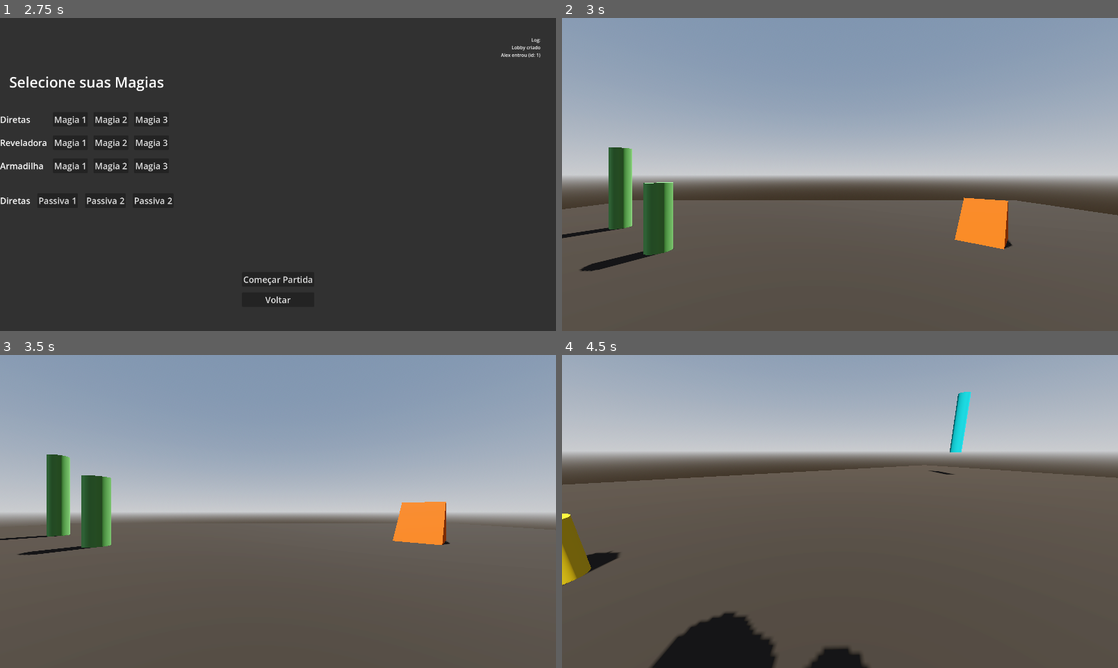
Above: before the commit, frames 1-4 (two rows, left to right).
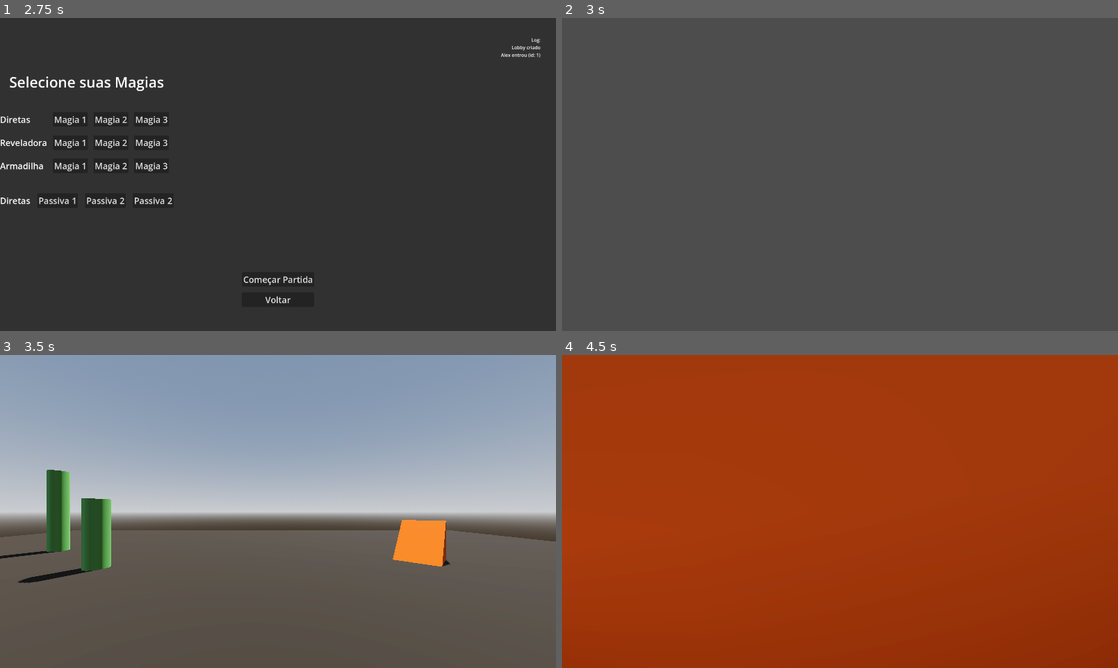
Above: after the commit, the same moments.

Repository: Isaaa43/Saudavel-e-Balanceado
Game: Godot game, scene res://cenas/main_game.tscn
Two runs of this game, one before a commit and one after it. Both use one fixed random seed, a clock stepped at 60 frames per second and the inputs below.
Inputs (mouse positions are in pixels of both pictures, inside the frame that each line leads up to):
- Up to frame 1 (2.75 s): click (278, 224) at 0.52 s; type "Alex" at 0.6 s; click "Jogar" at 1.25 s; click "Host" at 2 s
- Up to frame 2 (3 s): click "Começar Partida" at 2.75 s
- Up to frame 3 (3.5 s): no input
- Up to frame 4 (4.5 s): move the mouse to (962, 495) at 3.52 s; hold D (direita) 3.53-4.28 s; click (962, 495) at 3.6 s; tap Space (pular) at 3.77 s; move the mouse to (812, 511) at 4.27 s; hold W (frente) from 4.28 s (still down); click (812, 511) at 4.35 s

Frame 1 is identical in both runs. In frame 2, 59% of the frame differs, in the area x 0-100%, y 0-81%; in frame 3, 3.8%; in frame 4, 100%, in the area x 0-100%, y 0-100%.

Commit message:
Melhorado envio feitiço online
feitico agora é enviado atravez de um feitico_contexto que mantem as informacoes importantes do feitico.
Corrigido spawn de jogadores pela internet

Diff:
--- a/luta-magos/cenas/game/characters/jogador.tscn
+++ b/luta-magos/cenas/game/characters/jogador.tscn
@@ -4,7 +4,7 @@
 [ext_resource type="Script" uid="uid://cedl4qy6fkjy3" path="res://scripts/game/characters/camera.gd" id="2_s5tbn"]
 [ext_resource type="Script" uid="uid://dofbbhfx4m25a" path="res://scripts/game/characters/lancador_feiticos.gd" id="3_qf517"]
 [ext_resource type="Script" uid="uid://5lvt35ei2u2l" path="res://scripts/game/feiticos/registro_feiticos.gd" id="4_s8iyn"]
-[ext_resource type="Script" uid="uid://dnavupkg51wgc" path="res://scripts/game/feiticos/feitico_definicao.gd" id="5_8vvjh"]
+[ext_resource type="Script" uid="uid://dnavupkg51wgc" path="res://scripts/game/feiticos/feitico_definicao_res.gd" id="5_8vvjh"]
 [ext_resource type="Resource" uid="uid://c4ct5q6ves50i" path="res://feiticos/BolaFogo/FD_bola_fogo.tres" id="6_ytj1x"]
 
 [sub_resource type="CapsuleShape3D" id="CapsuleShape3D_jbwqc"]
--- a/luta-magos/cenas/game/game_adm.tscn
+++ b/luta-magos/cenas/game/game_adm.tscn
@@ -5,7 +5,7 @@
 [ext_resource type="PackedScene" uid="uid://cydaaeay0mfes" path="res://cenas/game/mapas/mapa_teste.tscn" id="3_viw2k"]
 [ext_resource type="Script" uid="uid://dtnujgqdx58ih" path="res://scripts/game/feiticos/feiticos_adm.gd" id="4_j0w0j"]
 [ext_resource type="Script" uid="uid://5lvt35ei2u2l" path="res://scripts/game/feiticos/registro_feiticos.gd" id="5_e2ubu"]
-[ext_resource type="Script" uid="uid://dnavupkg51wgc" path="res://scripts/game/feiticos/feitico_definicao.gd" id="6_ewmxn"]
+[ext_resource type="Script" uid="uid://dnavupkg51wgc" path="res://scripts/game/feiticos/feitico_definicao_res.gd" id="6_ewmxn"]
 [ext_resource type="Resource" uid="uid://c4ct5q6ves50i" path="res://feiticos/BolaFogo/FD_bola_fogo.tres" id="7_p8iwo"]
 
 [node name="GameAdm" type="Node" unique_id=773607251]
--- a/luta-magos/feiticos/BolaFogo/FD_bola_fogo.tres
+++ b/luta-magos/feiticos/BolaFogo/FD_bola_fogo.tres
@@ -1,7 +1,7 @@
 [gd_resource type="Resource" script_class="FeiticoDefinicao" format=3 uid="uid://c4ct5q6ves50i"]
 
 [ext_resource type="PackedScene" uid="uid://bkkbtsjf58c46" path="res://feiticos/BolaFogo/FS_bola_fogo.tscn" id="1_p0m5y"]
-[ext_resource type="Script" uid="uid://dnavupkg51wgc" path="res://scripts/game/feiticos/feitico_definicao.gd" id="1_toj36"]
+[ext_resource type="Script" uid="uid://dnavupkg51wgc" path="res://scripts/game/feiticos/feitico_definicao_res.gd" id="1_toj36"]
 
 [resource]
 script = ExtResource("1_toj36")
--- a/luta-magos/feiticos/BolaFogo/F_bola_fogo.gd
+++ b/luta-magos/feiticos/BolaFogo/F_bola_fogo.gd
@@ -27,7 +27,7 @@
 ## Cria a magia, antes de lancar
 func criar() -> void:
 	look_at(direcao, Vector3.UP)
-	global_position = direcao
+	global_position = posicao_global_inicial
 
 ## Lanca a magia
 func lancar() -> void:
@@ -53,8 +53,8 @@
 		queue_free()
 
 func _on_body_entered(body: Node3D) -> void:
-	if body == criador:
-		return
-	if body.has_method("take_damage"):
-		print(body, " levou %d de " % damage, criador)
+	print(body, " levou %d de " % damage, criador)
+	#if body == criador:
+		#return
+	#if body.has_method("take_damage"): pass
 	#queue_free()
--- a/luta-magos/scripts/game/characters/lancador_feiticos.gd
+++ b/luta-magos/scripts/game/characters/lancador_feiticos.gd
@@ -5,49 +5,37 @@
 
 var _cooldowns: Dictionary = {}
 
-func _input(event: InputEvent) -> void:
+func _input(_event: InputEvent) -> void:
 	if Input.is_action_just_pressed("acao"):
-		cast_spell("BolaFogo", global_position)
+		_lancar_feitico_escolhido("BolaFogo")
 
 func _process(delta: float) -> void:
 	for id in _cooldowns:
 		_cooldowns[id] = maxf(0.0, _cooldowns[id] - delta)
 
+func _lancar_feitico_escolhido(feitico_id: String) -> void:
+	var feitico_def : FeiticoDefinicaoRes = spell_registry.get_feitico(feitico_id)
+
+	var feitico_contexto := FeiticoContexto.new()
+	feitico_contexto.feitico_id = feitico_def.feitico_id
+	feitico_contexto.feitico_tipo = feitico_def.feitico_tipo
+	# TODO: achar outra solucao alem do peer id
+	feitico_contexto.criador = multiplayer.get_unique_id()
+	feitico_contexto.alvo = null
+	feitico_contexto.posicao_global_inicial = global_position
+	feitico_contexto.direcao = -get_global_transform().basis.z
+
+	# TODO: mudar o contexto dependendo do tipo de feitico
+	match (feitico_def.feitico_tipo):
+		Feitico.Tipo.INSTANTANEO:
+			pass
+		Feitico.Tipo.POSICIONADO:
+			pass
+		Feitico.Tipo.EFEITO:
+			pass
+
+	lancar_feitico(feitico_contexto)
+
 # Main entry point — call this locally AND replicate over network
-func cast_spell(spell_id: String, target_pos: Vector3, target_node: Node3D = null) -> void:
-	NetworkClient.lancar_feitico(spell_id, target_pos, target_node)
-	#
-	#var definition = spell_registry.get_feitico(spell_id)
-	#if not definition or _cooldowns.get(spell_id, 0.0) > 0.0:
-		#return
-#
-	#_cooldowns[spell_id] = definition.cooldown
-#
-#
-	#var spell: Feitico = definition.feitico_scene.instantiate()
-	##get_tree().current_scene.add_child(spell)
-	#add_child(spell)
-#
-	#spell.feitico_id       = spell_id
-	#spell.criador         = get_parent()
-	#spell.direcao = target_pos
-	#spell.alvo    = target_node
-#
-	#spell.lancar()
-
-# Serialize to send over ENet
-func build_cast_packet(spell_id: String, target_pos: Vector3) -> Dictionary:
-	return {
-		"type":       "cast",
-		"spell_id":   spell_id,
-		"caster_id":  get_parent().name,
-		"target_pos": { "x": target_pos.x, "y": target_pos.y, "z": target_pos.z },
-	}
-
-# Reconstruct and cast from a received packet
-func cast_from_packet(packet: Dictionary) -> void:
-	var pos = packet["target_pos"]
-	cast_spell(
-		packet["spell_id"],
-		Vector3(pos["x"], pos["y"], pos["z"])
-	)
+func lancar_feitico(feitico_contexto : FeiticoContexto) -> void:
+	NetworkClient.lancar_feitico(feitico_contexto)
--- a/luta-magos/scripts/game/feiticos/feitico.gd
+++ b/luta-magos/scripts/game/feiticos/feitico.gd
@@ -6,10 +6,10 @@
 var nome: String = ""
 var feitico_tipo : Tipo = Tipo.INSTANTANEO
 
-var criador : Node = null
+var criador : int = -1
 var alvo : Node = null
 
-var posicao_inicial := Vector3.ZERO
+var posicao_global_inicial := Vector3.ZERO
 var direcao := Vector3.ZERO
 
 var efeitos : Array[FeiticoEfeito] = []
--- /dev/null
+++ b/luta-magos/scripts/game/feiticos/feitico_contexto.gd
@@ -0,0 +1,31 @@
+class_name FeiticoContexto
+extends RefCounted
+
+var feitico_id : String 	= ""
+var feitico_tipo 			:= Feitico.Tipo.INSTANTANEO
+
+var criador : int 			= -1
+var alvo : Node 			= null
+
+var posicao_global_inicial 	:= Vector3.ZERO
+var direcao 				:= Vector3.ZERO
+
+func to_dict() -> Dictionary:
+	return {
+		"feitico_id" : feitico_id,
+		"feitico_tipo" : feitico_tipo,
+		"criador" : criador,
+		"alvo" : alvo,
+		"posicao_global_inicial" : posicao_global_inicial,
+		"direcao" : direcao,
+	}
+
+static func from_dict(dict : Dictionary) -> FeiticoContexto:
+	var feitico_contexto := FeiticoContexto.new()
+	feitico_contexto.feitico_id = dict.get("feitico_id")
+	feitico_contexto.feitico_tipo = dict.get("feitico_tipo")
+	feitico_contexto.criador = dict.get("criador")
+	feitico_contexto.alvo = dict.get("alvo")
+	feitico_contexto.posicao_global_inicial = dict.get("posicao_global_inicial")
+	feitico_contexto.direcao = dict.get("direcao")
+	return feitico_contexto
--- a/luta-magos/scripts/game/feiticos/feitico_definicao.gd
+++ b/luta-magos/scripts/game/feiticos/feitico_definicao_res.gd
@@ -1,9 +1,10 @@
-class_name FeiticoDefinicao
+class_name FeiticoDefinicaoRes
 extends Resource
 
 @export var feitico_id: String = ""
 
 @export var nome: String = ""
+@export var feitico_tipo : Feitico.Tipo = Feitico.Tipo.INSTANTANEO
 @export var cooldown: float = 1.0
 @export var custo: float = 10.0
 
--- a/luta-magos/scripts/game/feiticos/feiticos_adm.gd
+++ b/luta-magos/scripts/game/feiticos/feiticos_adm.gd
@@ -7,18 +7,20 @@
 func _ready() -> void:
 	NetworkClient.spawnar_feitico.connect(_spawnar_feitico)
 
-func _spawnar_feitico(feitico_id : String, target_pos: Vector3) -> void:
+func _spawnar_feitico(feitico_contexto : FeiticoContexto) -> void:
+	var feitico_id : String = feitico_contexto.feitico_id
 
-	var definition = spell_registry.get_feitico(feitico_id)
-	if not definition: return
 
-	var spell: Feitico = definition.feitico_scene.instantiate()
-	#get_tree().current_scene.add_child(spell)
-	feiticos.add_child(spell)
+	var feitico_def : FeiticoDefinicaoRes = spell_registry.get_feitico(feitico_id)
+	if not feitico_def: return
 
-	spell.feitico_id       = feitico_id
-	spell.criador         = get_parent()
-	spell.direcao = target_pos
-	spell.alvo    = null
+	var feitico: Feitico = feitico_def.feitico_scene.instantiate()
+	feiticos.add_child(feitico)
 
-	spell.lancar()
+	feitico.feitico_id = feitico_id
+	feitico.criador = feitico_contexto.criador
+	feitico.direcao = feitico_contexto.direcao
+	feitico.alvo    = feitico_contexto.alvo
+	feitico.posicao_global_inicial = feitico_contexto.posicao_global_inicial
+
+	feitico.lancar()
--- a/luta-magos/scripts/game/feiticos/registro_feiticos.gd
+++ b/luta-magos/scripts/game/feiticos/registro_feiticos.gd
@@ -1,10 +1,10 @@
 class_name RegistroFeiticos
 extends Node
 
-@export var feiticos : Dictionary[String, FeiticoDefinicao] = {}
+@export var feiticos : Dictionary[String, FeiticoDefinicaoRes] = {}
 
-func add_feitico(feitico_id: String, feitico_def : FeiticoDefinicao) -> void:
+func add_feitico(feitico_id: String, feitico_def : FeiticoDefinicaoRes) -> void:
 	feiticos[feitico_id] = feitico_def
 
-func get_feitico(feitico_id: String) -> FeiticoDefinicao:
+func get_feitico(feitico_id: String) -> FeiticoDefinicaoRes:
 	return feiticos.get(feitico_id, null)
--- a/luta-magos/scripts/network/autoloads/network_client.gd
+++ b/luta-magos/scripts/network/autoloads/network_client.gd
@@ -37,8 +37,8 @@
 # -----------------------------------------------------------------------------
 # Partida
 # -----------------------------------------------------------------------------
-signal spawnar_jogador(dados_jogador, peer_id)
-signal spawnar_feitico(feitico_id : String, target_pos : Vector3)
+signal spawnar_jogador(dados_jogador : DadosJogador)
+signal spawnar_feitico(feitico_contexto : FeiticoContexto)
 
 # TODO: trocar para load map, ou load game
 @rpc("authority", "call_local", "reliable")
@@ -48,13 +48,14 @@
 	print("iniciar_partida id:", multiplayer.get_unique_id())
 
 @rpc("authority", "call_local", "reliable")
-func spawn_jogador(dados_jog : DadosJogador) -> void:
+func spawn_jogador(dados_jog_dict : Dictionary) -> void:
+	var dados_jog := DadosJogador.from_dict(dados_jog_dict)
 	emit_signal("spawnar_jogador", dados_jog)
 
-func lancar_feitico(feitico_id : String, target_pos : Vector3, target_node) -> void:
-	NetworkServer.jogador_lancar_feitico.rpc_id(Network.SERVER_ID, feitico_id, target_pos)
-
+func lancar_feitico(feitico_contexto : FeiticoContexto) -> void:
+	NetworkServer.jogador_lancar_feitico.rpc_id(Network.SERVER_ID, feitico_contexto.to_dict())
 
 @rpc("authority", "call_local", "reliable")
-func spawn_feitico(feitico_id : String, target_pos : Vector3) -> void:
-	emit_signal("spawnar_feitico", feitico_id, target_pos)
+func spawn_feitico(feitico_contexto_net : Dictionary) -> void:
+	var feitico_contexto := FeiticoContexto.from_dict(feitico_contexto_net)
+	emit_signal("spawnar_feitico", feitico_contexto)
--- a/luta-magos/scripts/network/autoloads/network_server.gd
+++ b/luta-magos/scripts/network/autoloads/network_server.gd
@@ -62,9 +62,15 @@
 func iniciar_partida() -> void:
 	for peer_id : int in dados_jogador_por_peer_id.keys():
 		NetworkClient.iniciar_partida.rpc_id(peer_id)
+	# TODO: solucao melhor que essa do timer
+	await get_tree().create_timer(0.2).timeout
+	_iniciar_partida()
+
+func _iniciar_partida() -> void:
+	for peer_id : int in dados_jogador_por_peer_id.keys():
 		# TODO: melhorar isso com batch talvez
 		for dados_jog : DadosJogador in dados_jogador_por_peer_id.values():
-			NetworkClient.spawn_jogador.rpc_id(peer_id, dados_jog)
+			NetworkClient.spawn_jogador.rpc_id(peer_id, dados_jog.to_dict())
 
 ## Chama o server para terminar a partida
 func terminar_partida() -> void:
@@ -91,8 +97,8 @@
 
 
 @rpc("any_peer", "call_local", "reliable")
-func jogador_lancar_feitico(feitico_id : String, target_pos : Vector3) -> void:
+func jogador_lancar_feitico(feitico_contexto_net: Dictionary) -> void:
 	if not multiplayer.is_server(): return
 
 	for peer_id : int in dados_jogador_por_peer_id.keys():
-		NetworkClient.spawn_feitico.rpc_id(peer_id, feitico_id, target_pos)
+		NetworkClient.spawn_feitico.rpc_id(peer_id, feitico_contexto_net)
Not shown, added: luta-magos/scripts/game/feiticos/feitico_contexto.gd.uid
Renamed: luta-magos/scripts/game/feiticos/feitico_definicao.gd.uid -> luta-magos/scripts/game/feiticos/feitico_definicao_res.gd.uid
